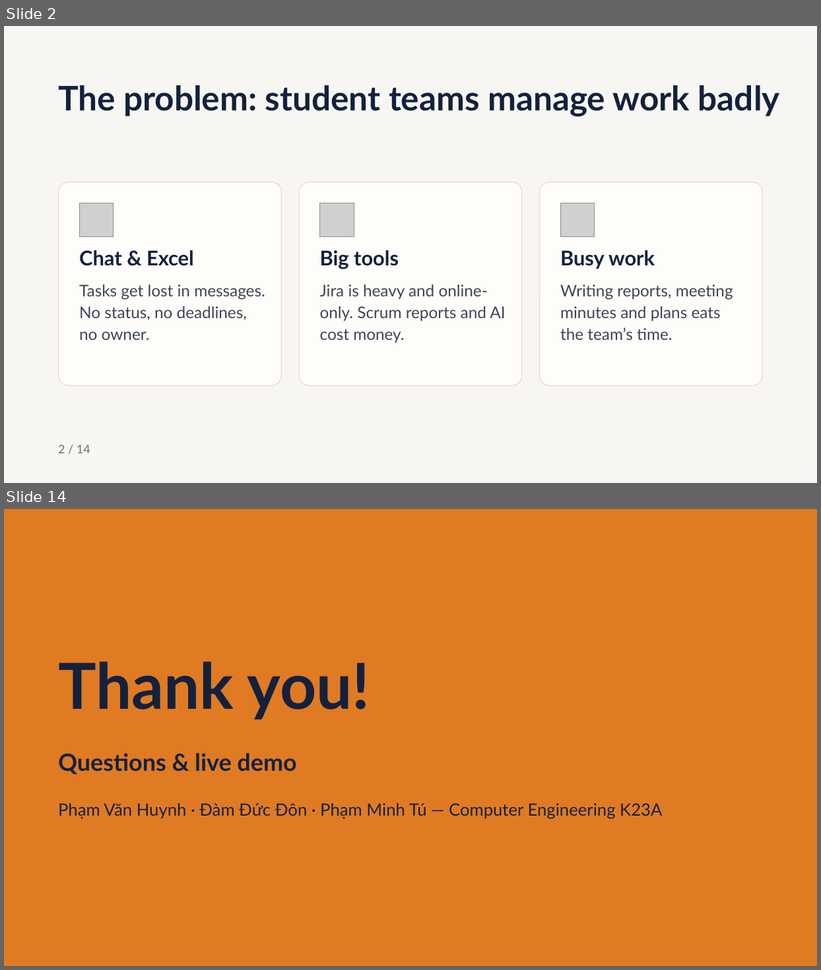
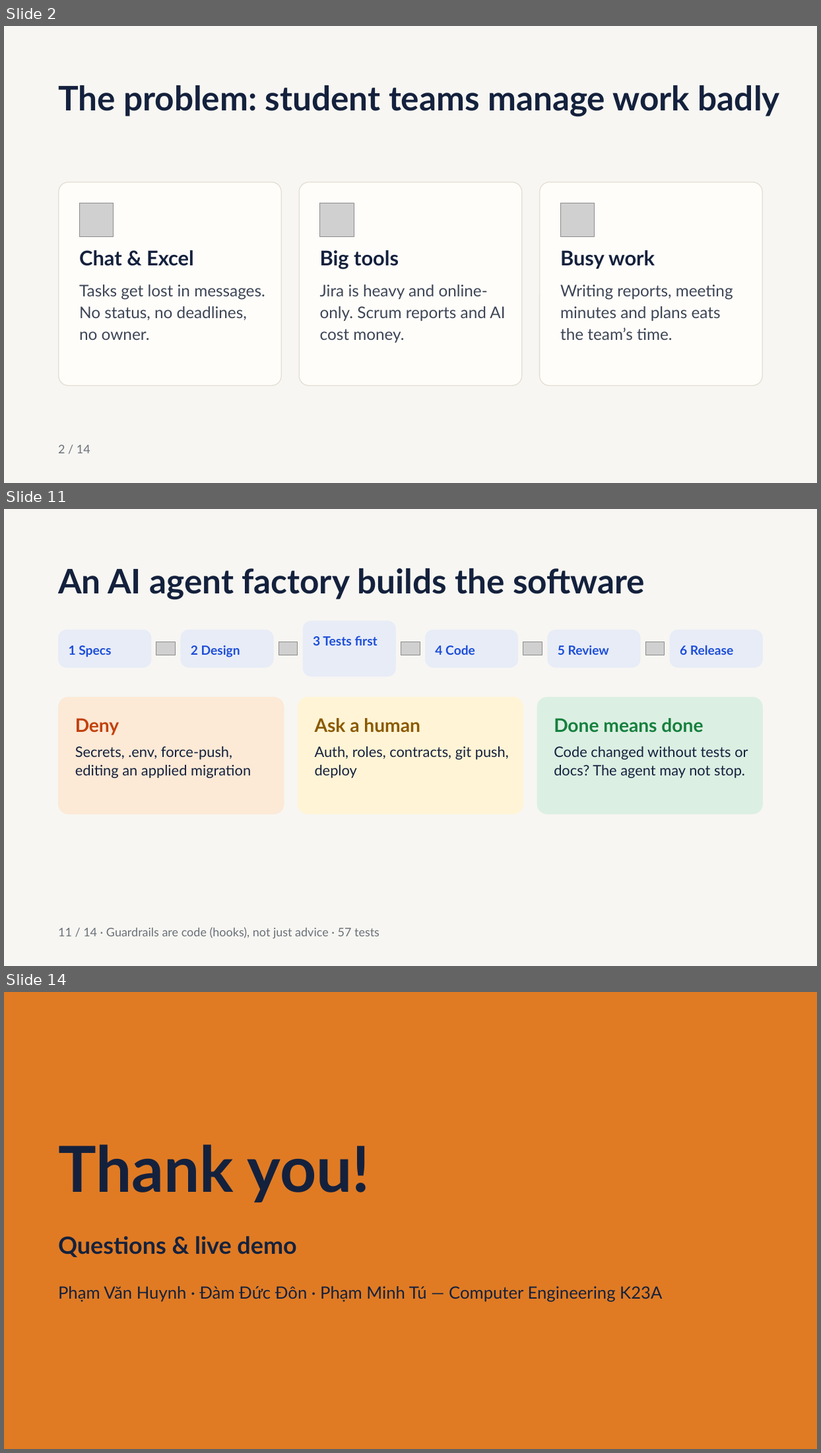
Before and after one commit to tupm2006/koshi, a slide deck: report/Slides-EN.pptx. Shown one above the other, each under a label of ours: slides 2 and 14 before the commit, slides 2, 11 and 14 after it; the slides between them are not shown. The pictures are 821x970 and 821x1453 pixels, drawn with LibreOffice and Linux fonts; fonts in the diff are those of the drawing; grey boxes stand for pictures. Boxes give left, top, right and bottom in pixels: in the first picture for what was removed or moved away, otherwise in the second. Text is boxed around its words. In the diff, an @@ line names an element or a change of style, - is before the commit and + after.

```diff
--- a/report/Slides-EN.pptx
+++ b/report/Slides-EN.pptx
@@ slide 11 added at (x1=4, y1=509, x2=817, y2=966), background #F7F6F2 @@
@@ title added at (x1=58, y1=568, x2=645, y2=600), 40 pt, text #14213D, bold @@
+An AI agent factory builds the software
@@ rounded rectangle added at (x1=303, y1=621, x2=396, y2=677), fill #E7ECF7, 15 pt, text #1D4ED8, bold @@
+3 Tests first
@@ rounded rectangle added at (x1=58, y1=630, x2=152, y2=667), fill #E7ECF7, 15 pt, text #1D4ED8, bold @@
+1 Specs
@@ picture added at (x1=156, y1=642, x2=176, y2=656) @@
@@ rounded rectangle added at (x1=180, y1=630, x2=274, y2=667), fill #E7ECF7, 15 pt, text #1D4ED8, bold @@
+2 Design
@@ picture added at (x1=279, y1=642, x2=298, y2=656) @@
@@ picture added at (x1=401, y1=642, x2=420, y2=656) @@
@@ rounded rectangle added at (x1=426, y1=630, x2=519, y2=667), fill #E7ECF7, 15 pt, text #1D4ED8, bold @@
+4 Code
@@ picture added at (x1=523, y1=642, x2=543, y2=656) @@
@@ rounded rectangle added at (x1=547, y1=630, x2=641, y2=667), fill #E7ECF7, 15 pt, text #1D4ED8, bold @@
+5 Review
@@ picture added at (x1=646, y1=642, x2=665, y2=656) @@
@@ rounded rectangle added at (x1=670, y1=630, x2=764, y2=667), fill #E7ECF7, 15 pt, text #1D4ED8, bold @@
+6 Release
@@ rounded rectangle added at (x1=58, y1=697, x2=284, y2=815), fill #FCE9D6 @@
@@ rounded rectangle added at (x1=298, y1=697, x2=523, y2=815), fill #FFF4D6 @@
@@ rounded rectangle added at (x1=537, y1=697, x2=763, y2=815), fill #DCEFE3 @@
@@ text added at (x1=75, y1=718, x2=120, y2=735), 22 pt, text #C2410C, bold @@
+Deny
@@ text added at (x1=315, y1=718, x2=420, y2=733), 22 pt, text #8A5A00, bold @@
+Ask a human
@@ text added at (x1=554, y1=718, x2=703, y2=732), 22 pt, text #15803D, bold @@
+Done means done
@@ text added at (x1=75, y1=747, x2=251, y2=778), 17 pt, text #14213D @@
+Secrets, .env, force-push, editing an applied migration
@@ text added at (x1=315, y1=747, x2=509, y2=778), 17 pt, text #14213D @@
+Auth, roles, contracts, git push, deploy
@@ text added at (x1=554, y1=747, x2=748, y2=778), 17 pt, text #14213D @@
+Code changed without tests or docs? The agent may not stop.
@@ text added at (x1=58, y1=927, x2=380, y2=939), 14 pt, text #6A7179 @@
+11 / 14 · Guardrails are code (hooks), not just advice · 57 tests
```
Also in this commit, not shown: 4 slides changed, 6 other slides added, 7 slides removed, 1 other file.
